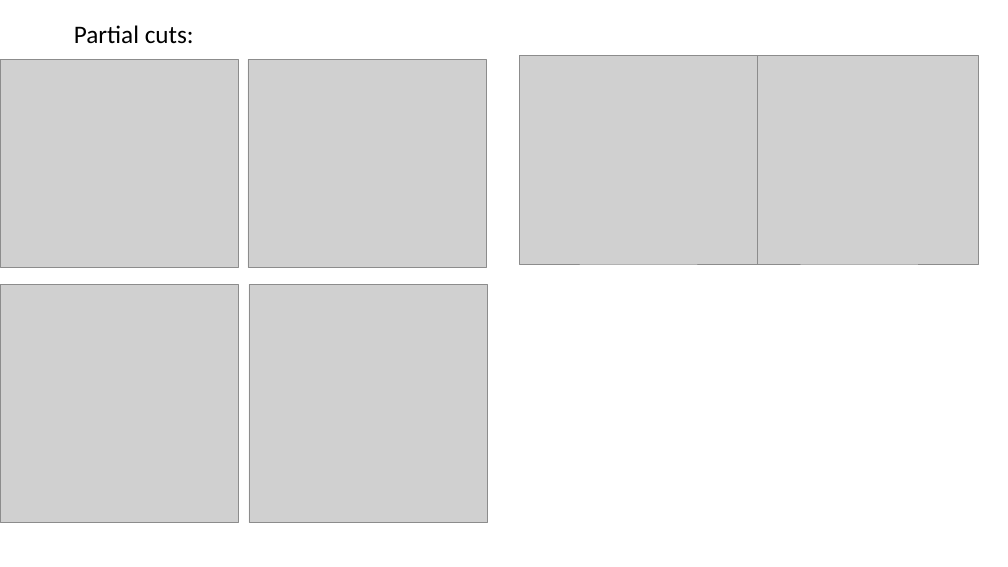
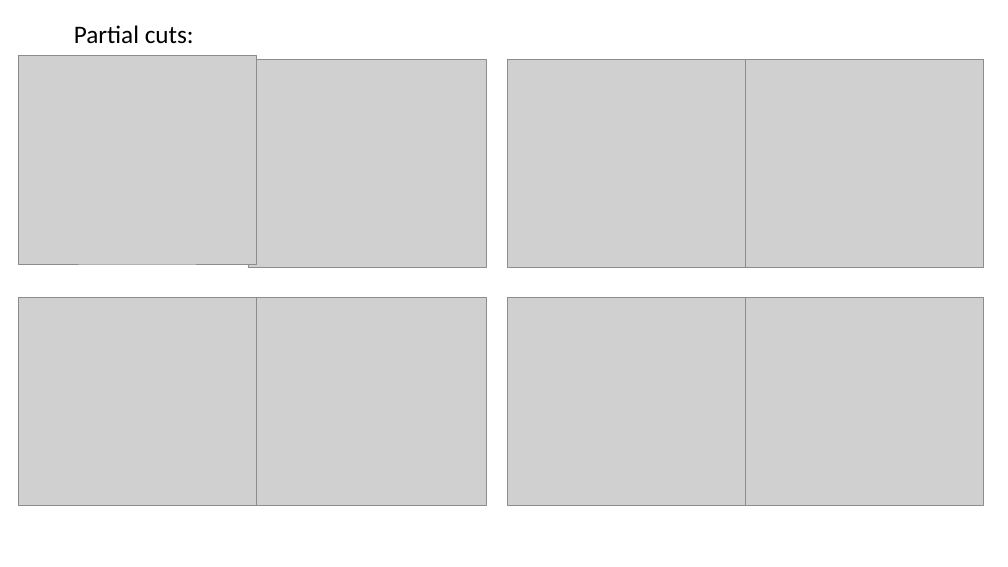
Before and after one commit to abuts/Fe, a slide deck: slide 3 of Article2020/Analysing_NP.pptx. Drawn at 1008x567 pixels with LibreOffice and Linux fonts; fonts in the diff are those of the drawing; grey boxes stand for pictures. Boxes give left, top, right and bottom in pixels: in the first picture for what was removed or moved away, otherwise in the second. Text is boxed around its words. In the diff, an @@ line names an element or a change of style, - is before the commit and + after.

```diff
--- a/Article2020/Analysing_NP.pptx
+++ b/Article2020/Analysing_NP.pptx
@@ picture: place and size @@
-picture at [0, 60, 238, 268]
+picture at [18, 56, 256, 265]
@@ picture: place and size @@
-picture at [520, 56, 758, 265]
+picture at [507, 60, 746, 268]
@@ picture: place and size @@
-picture at [740, 56, 979, 265]
+picture at [746, 60, 984, 268]
@@ picture: place and size @@
-picture at [0, 284, 238, 523]
+picture at [18, 297, 256, 506]
@@ picture: place and size @@
-picture at [249, 284, 487, 523]
+picture at [248, 297, 486, 506]
@@ picture added at [507, 297, 746, 506] @@
@@ picture added at [746, 297, 984, 506] @@
```
Also in this commit, not shown: 2 other slides changed, 5 slides added, 1 other file.
